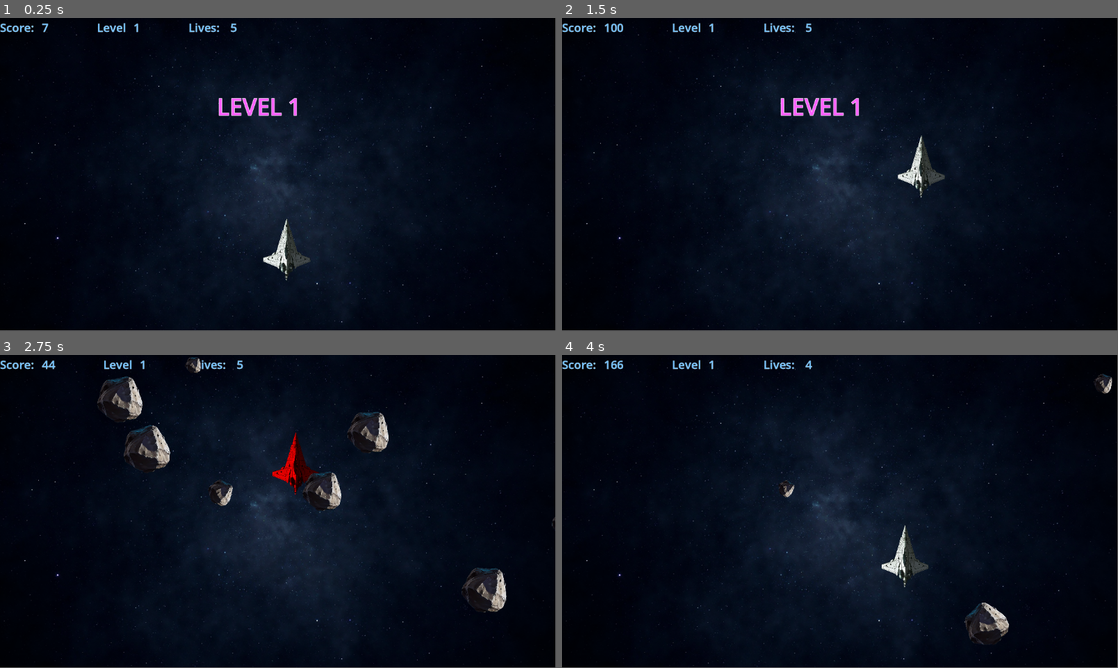
Above: before the commit, frames 1-4 (two rows, left to right).
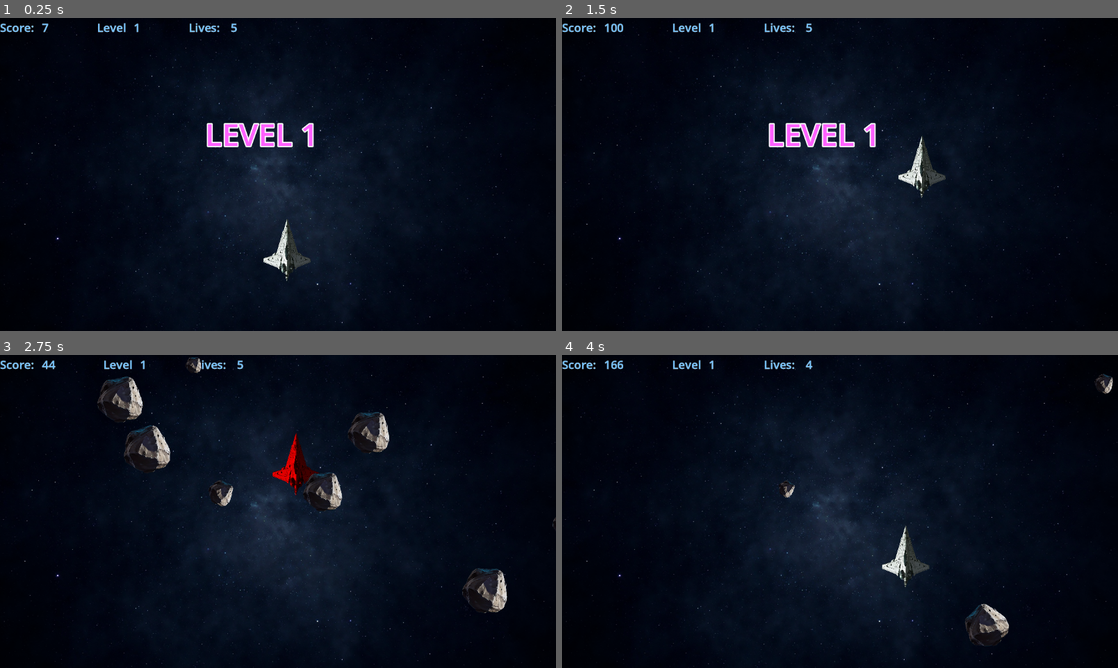
Above: after the commit, the same moments.

Repository: garystorey/godot-space-game
Game: Godot game, scene res://game.tscn
Two runs of this game, one before a commit and one after it. Both use one fixed random seed, a clock stepped at 60 frames per second and the inputs below.
Inputs (mouse positions are in pixels of both pictures, inside the frame that each line leads up to):
- Up to frame 1 (0.25 s): no input
- Up to frame 2 (1.5 s): move the mouse to (962, 158) at 0.52 s; move the mouse to (728, 190) at 1.27 s
- Up to frame 3 (2.75 s): move the mouse to (333, 442) at 2.02 s
- Up to frame 4 (4 s): move the mouse to (812, 574) at 2.77 s; move the mouse to (1006, 558) at 3.52 s
In our replay, the window is 799x449 before the commit and 800x450 after it. These sizes can differ from the game's own. Grey fills any space a smaller window leaves; there, only what the larger window draws over its background counts as a difference.

The runs differ from the first frame. In frame 1, 1.8% of the frame differs, in the area x 0-100%, y 1-100%; in frame 2, 1.8%; in frame 3, 1.1%; in frame 4, 0.8%.

Commit message:
add bg music

Diff:
--- a/game.gd
+++ b/game.gd
@@ -3,6 +3,7 @@
 @onready var score_timer: Timer = %ScoreTimer
 @onready var round_timer: Timer = %RoundTimer
 @onready var round_display_timer: Timer = %RoundDisplayTimer
+@onready var sfx: AudioStreamPlayer2D = %Sfx
 
 @onready var score_text: Label = %ScoreText
 @onready var round_text: Label = %RoundText
@@ -21,6 +22,8 @@
 var rng = RandomNumberGenerator.new()
 
 var asteroid_scene = preload("res://asteroid.tscn")
+const level_sfx = preload("uid://c25wdaajvcfhs")
+
 
 func _ready() -> void:
 	score_timer.timeout.connect(_on_score_timer_timeout)
@@ -75,6 +78,8 @@
 	points_per_sec += 50
 	max_scale += 0.05
 	var level = int(round_text.text)
+	sfx.stream = level_sfx
+	sfx.play()
 	level += 1
 	round_text.text = str(level)
 	round_display_timer.start()
--- a/game.tscn
+++ b/game.tscn
@@ -6,11 +6,12 @@
 [ext_resource type="Script" uid="uid://bgcu4c81d7px5" path="res://player.gd" id="2_fc0e3"]
 [ext_resource type="Texture2D" uid="uid://bycrejhxgbdgl" path="res://assets/ship.png" id="4_7jktm"]
 [ext_resource type="AudioStream" uid="uid://kje8rf4vuu8k" path="res://assets/wooden-thud-mono-6244.mp3" id="5_ryrav"]
+[ext_resource type="AudioStream" uid="uid://e573kjwwyslm" path="res://assets/output.mp3" id="7_eow3j"]
 
 [sub_resource type="LabelSettings" id="LabelSettings_7jktm"]
-font_size = 48
+font_size = 64
 font_color = Color(1, 0.38039216, 1, 1)
-outline_size = 3
+outline_size = 10
 
 [node name="Game" type="Node2D"]
 script = ExtResource("1_7jktm")
@@ -19,6 +20,14 @@
 show_behind_parent = true
 position = Vector2(572, 338)
 texture = ExtResource("2_7jktm")
+
+[node name="Sfx" type="AudioStreamPlayer2D" parent="."]
+unique_name_in_owner = true
+position = Vector2(610, 552)
+rotation = -1.5707964
+scale = Vector2(0.7, 0.7)
+stream = ExtResource("5_ryrav")
+volume_db = 8.0
 
 [node name="Player" type="Area2D" parent="."]
 unique_name_in_owner = true
@@ -37,11 +46,6 @@
 unique_name_in_owner = true
 build_mode = 1
 polygon = PackedVector2Array(67.99997, -2, 70.99997, -2, -10, 25, -18, 48, -26, 49, -53, 2, -53, -6, -26, -54, -17, -55, -8, -28, 70.99997, -2)
-
-[node name="Sfx" type="AudioStreamPlayer2D" parent="Player"]
-unique_name_in_owner = true
-stream = ExtResource("5_ryrav")
-volume_db = 8.0
 
 [node name="Header" type="Control" parent="."]
 layout_mode = 3
@@ -112,14 +116,14 @@
 
 [node name="RoundDisplay" type="Label" parent="."]
 unique_name_in_owner = true
-visible = false
 offset_left = 425.0
-offset_top = 150.0
-offset_right = 650.0
-offset_bottom = 225.0
+offset_top = 196.0
+offset_right = 659.0
+offset_bottom = 284.0
 text = "Level 1"
 label_settings = SubResource("LabelSettings_7jktm")
 horizontal_alignment = 1
+vertical_alignment = 1
 uppercase = true
 
 [node name="RoundDisplayTimer" type="Timer" parent="."]
@@ -128,4 +132,10 @@
 one_shot = true
 autostart = true
 
+[node name="BGMusic" type="AudioStreamPlayer" parent="."]
+stream = ExtResource("7_eow3j")
+volume_db = -25.0
+autoplay = true
+parameters/looping = true
+
 [connection signal="body_entered" from="Player" to="." method="_on_player_body_entered"]
--- a/player.gd
+++ b/player.gd
@@ -6,6 +6,7 @@
 @onready var sfx: AudioStreamPlayer2D = %Sfx
 
 @export var max_lives: int = 5
+const hit_sfx = preload("uid://kje8rf4vuu8k")
 
 
 signal dead
@@ -31,6 +32,8 @@
 	# Connect collision signals ASAP
 	body_entered.connect(_on_body_entered)
 	body_exited.connect(_on_body_exited)
+
+	sfx.stream = hit_sfx
 
 	# Force the physics broadphase to refresh after the scene is ready
 	# (prevents missed enters if things were spawned overlapped)
@@ -88,7 +91,7 @@
 		return
 	var rb: RigidBody2D = body
 	rb.sleeping = false  # wake so impulses/velocity apply immediately
-
+	sfx.stream = hit_sfx
 	modulate = Color.RED
 	sfx.play()
 
--- a/project.godot
+++ b/project.godot
@@ -10,11 +10,17 @@
 
 [application]
 
-config/name="BasicGame"
+config/name="Astroid Survival"
 run/main_scene="uid://b3vu7mn112co7"
 config/features=PackedStringArray("4.5", "Forward Plus")
 config/icon="res://assets/icon.svg"
 
+[display]
+
+window/size/mode=2
+window/size/resizable=false
+window/stretch/mode="viewport"
+
 [rendering]
 
 environment/defaults/default_clear_color=Color(0, 0, 0, 1)
Not shown, added: assets/output.mp3.import
Not shown, added: assets/sci-fi-elements-ambience-low-230538.mp3.import
Not shown: 1 places in game.tscn that only renumber resources
Not shown, added: assets/music_948446609113931_00001_.flac
Not shown, added: assets/output.mp3
Not shown, added: assets/sci-fi-elements-ambience-low-230538.mp3
